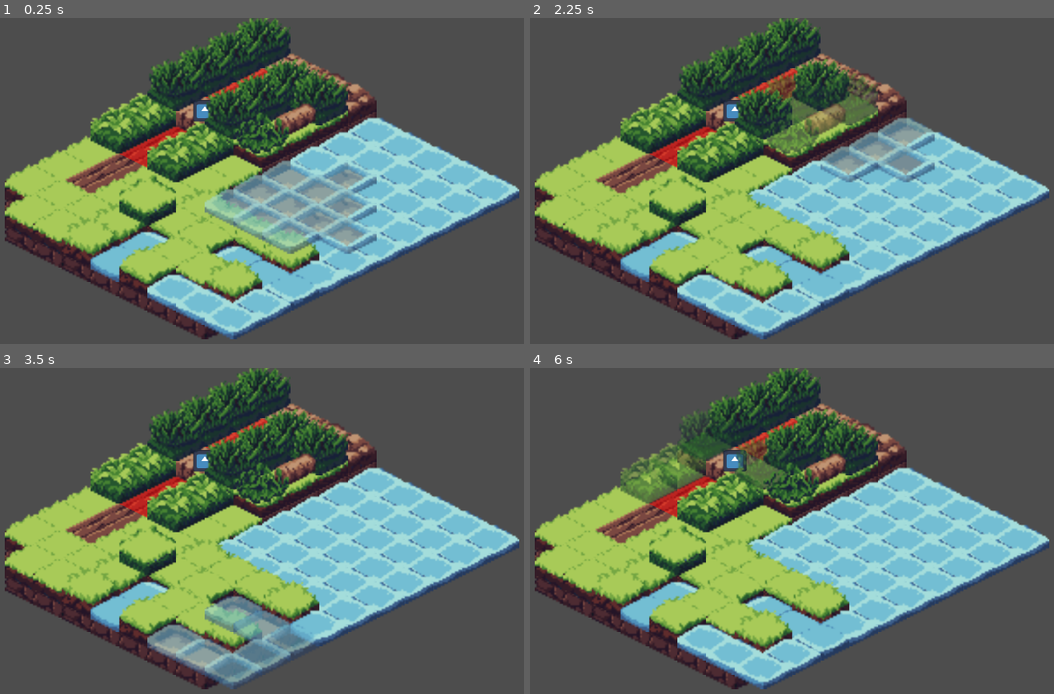
Above: before the commit, frames 1-4 (two rows, left to right).
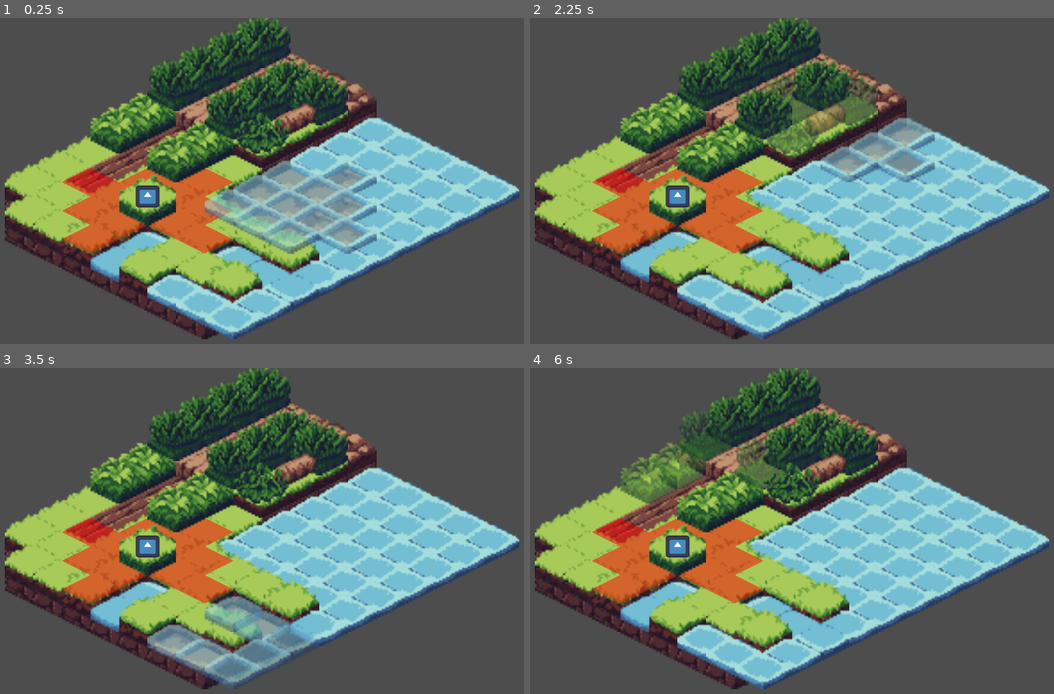
Above: after the commit, the same moments.

Repository: ActualCannibalPanda/Godrogue
Game: Godot game, scene res://assets/maps/game.tscn
Same seed, same stepped clock (60 frames per second), same inputs: the game is played once before the commit and once after it. The engine's default icon, where the game draws it, is replaced by a stand-in: a white triangle on a blue panel in a dark square.
Inputs (mouse positions are in pixels of both pictures, inside the frame that each line leads up to):
- Up to frame 1 (0.25 s): no input
- Up to frame 2 (2.25 s): tap Enter at 0.5, 2 s; move the mouse to (933, 177) at 0.52 s; tap I at 0.6, 1.35, 2.1 s; tap Space at 1.25 s; move the mouse to (666, 213) at 1.27 s; move the mouse to (860, 119) at 2.02 s
- Up to frame 3 (3.5 s): tap Space at 2.75 s; move the mouse to (235, 619) at 2.77 s; tap I at 2.85 s
- Up to frame 4 (6 s): tap Enter at 3.5 s; move the mouse to (985, 599) at 3.52 s; tap I every 0.75 s from 3.6 to 5.85 s; tap Space at 4.25 s; move the mouse to (603, 491) at 4.27 s; move the mouse to (828, 547) at 5.02 s; move the mouse to (697, 456) at 5.77 s

The runs differ from the first frame. In frame 1, 5.7% of the frame differs, in the area x 11-52%, y 15-73%; in frame 2, 5.9%; in frame 3, 5.7%; in frame 4, 6.0%.

Commit message:
Small adjustments to the scenes

Diff:
--- a/assets/maps/game.tscn
+++ b/assets/maps/game.tscn
@@ -1,10 +1,7 @@
 [gd_scene format=3 uid="uid://c7mh3skoidmh0"]
 
-[ext_resource type="Script" uid="uid://by3prm8a3dlsn" path="res://scripts/player.gd" id="2_7h50t"]
+[ext_resource type="PackedScene" uid="uid://bjmsudn02xwnp" path="res://assets/maps/player.tscn" id="2_t3nk2"]
 [ext_resource type="PackedScene" uid="uid://ckow25o3lsh3s" path="res://assets/maps/map.tscn" id="2_yr58m"]
-[ext_resource type="Texture2D" uid="uid://bw50rjwesqgl2" path="res://icon.svg" id="3_1it7c"]
-
-[sub_resource type="CircleShape2D" id="CircleShape2D_bgjmr"]
 
 [node name="Node2D" type="Node2D" unique_id=403646205]
 
@@ -14,18 +11,5 @@
 position = Vector2(114, 24)
 zoom = Vector2(3.235, 3.235)
 
-[node name="Player" type="Node2D" parent="." unique_id=1520361422]
-z_index = 98
-position = Vector2(81, -26)
-script = ExtResource("2_7h50t")
-
-[node name="Player" type="CharacterBody2D" parent="Player" unique_id=1594201771]
-
-[node name="CollisionShape2D" type="CollisionShape2D" parent="Player/Player" unique_id=189825019]
-shape = SubResource("CircleShape2D_bgjmr")
-
-[node name="Sprite2D" type="Sprite2D" parent="Player/Player" unique_id=2075052088]
-scale = Vector2(0.10355866, 0.09433243)
-texture = ExtResource("3_1it7c")
-
-[editable path="Tiles"]
+[node name="Player" parent="." unique_id=1098998661 instance=ExtResource("2_t3nk2")]
+position = Vector2(48, 23)
--- a/assets/maps/player.tscn
+++ b/assets/maps/player.tscn
@@ -5,16 +5,16 @@
 
 [sub_resource type="CircleShape2D" id="CircleShape2D_bgjmr"]
 
-[node name="Node2D" type="Node2D" unique_id=1098998661]
+[node name="Player" type="Node2D" unique_id=1098998661]
 z_index = 98
 script = ExtResource("1_ncdoi")
 
-[node name="Player" type="CharacterBody2D" parent="." unique_id=1520361422]
+[node name="PlayerController" type="CharacterBody2D" parent="." unique_id=1520361422]
 
-[node name="CollisionShape2D" type="CollisionShape2D" parent="Player" unique_id=189825019]
+[node name="CollisionShape2D" type="CollisionShape2D" parent="PlayerController" unique_id=189825019]
 shape = SubResource("CircleShape2D_bgjmr")
 
-[node name="Sprite2D" type="Sprite2D" parent="Player" unique_id=2075052088]
+[node name="Sprite2D" type="Sprite2D" parent="PlayerController" unique_id=2075052088]
 z_index = 98
 scale = Vector2(0.10355866, 0.09433243)
 texture = ExtResource("2_0jq4s")
